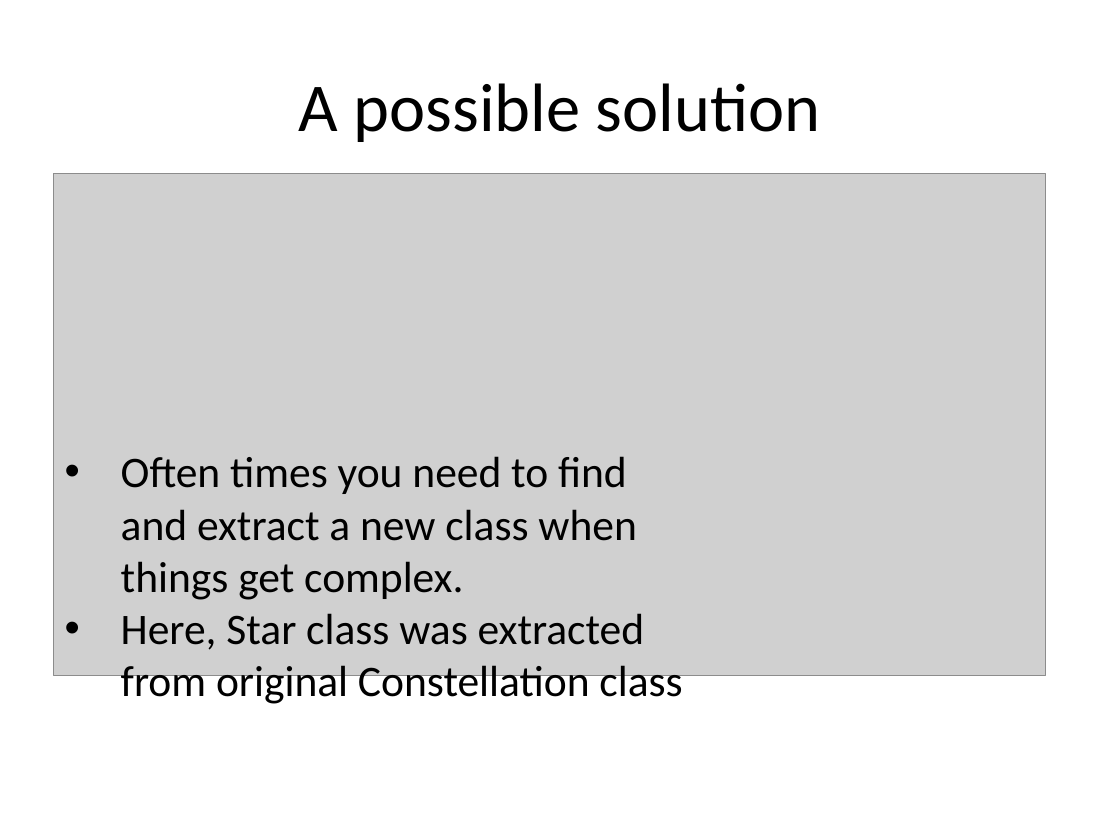
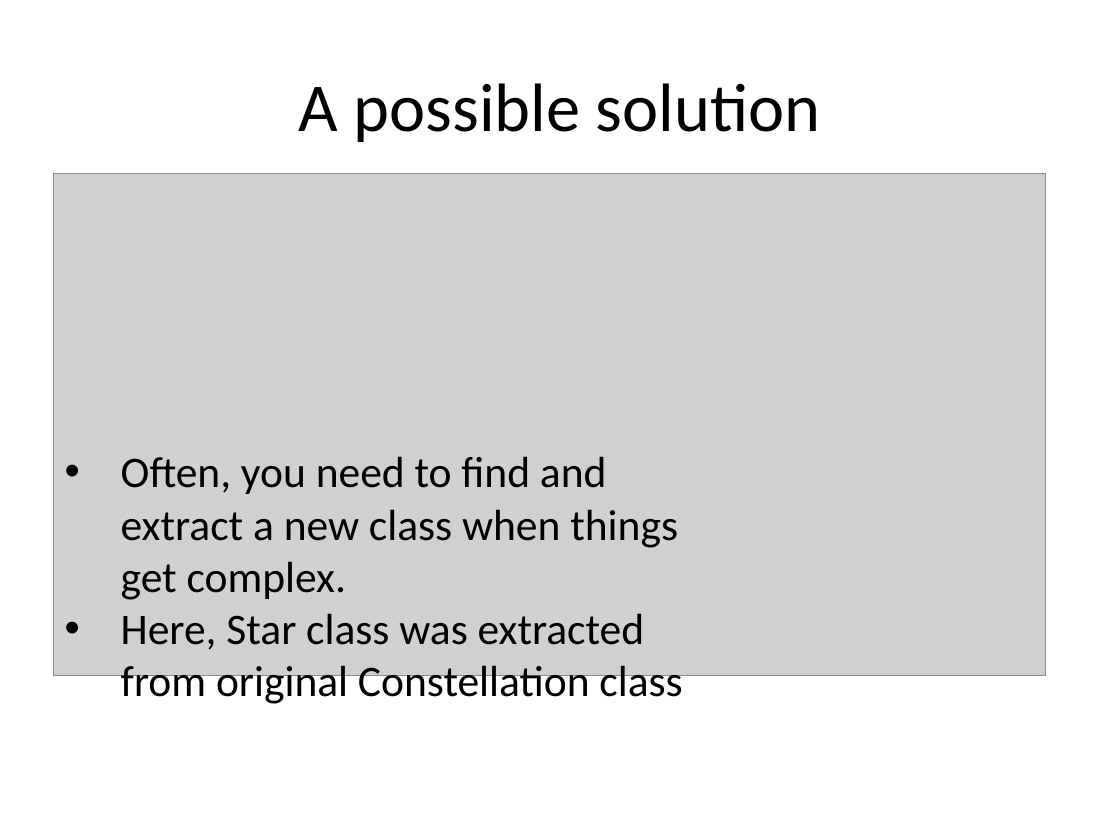
Before and after one commit to RHIT-CSSE/csse220, a slide deck: slide 7 of ClassMaterials/Encapsulation/Slides/Part3-ConstellationDesignProblem.pptx. Drawn at 1120x840 pixels with LibreOffice and Linux fonts; fonts in the diff are those of the drawing; grey boxes stand for pictures. Boxes give left, top, right and bottom in pixels: in the first picture for what was removed or moved away, otherwise in the second. Text is boxed around its words. In the diff, an @@ line names an element or a change of style, - is before the commit and + after.

Commit message:
Minor changes to encapuslation slides (fix typos, dumb->inert).

```diff
--- a/ClassMaterials/Encapsulation/Slides/Part3-ConstellationDesignProblem.pptx
+++ b/ClassMaterials/Encapsulation/Slides/Part3-ConstellationDesignProblem.pptx
@@ text at <box>121,456,678,600</box>: text changed @@
-• Often times you need to find and extract a new class when things get complex.
+• Often, you need to find and extract a new class when things get complex.
```
Also in this commit, not shown: 4 other files.
